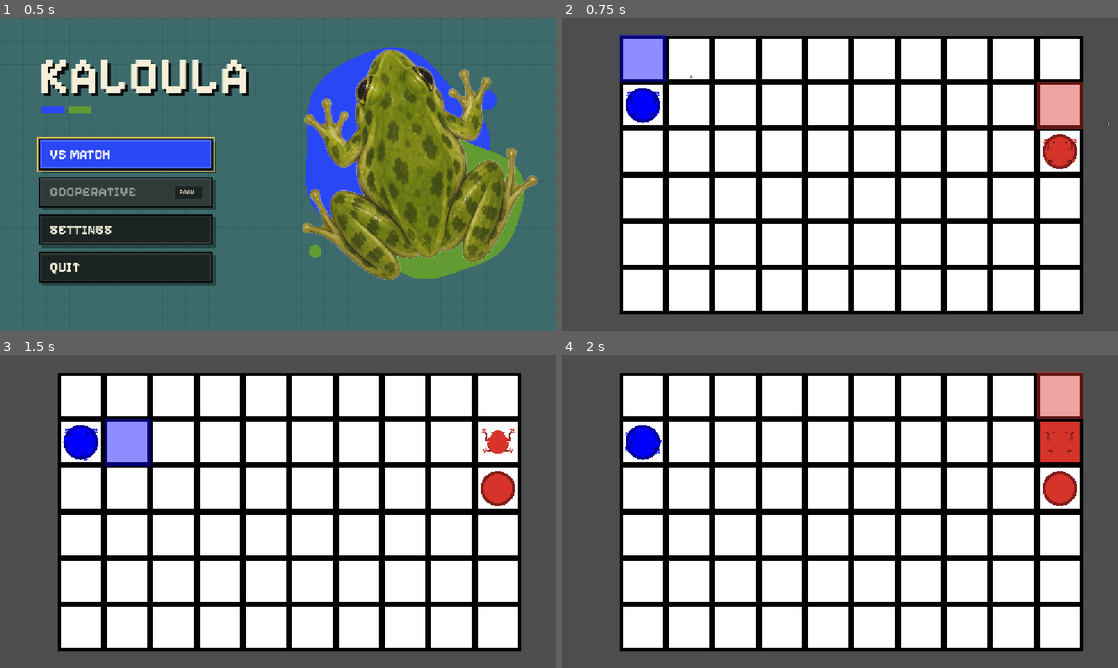
Above: before the commit, frames 1-4 (two rows, left to right).
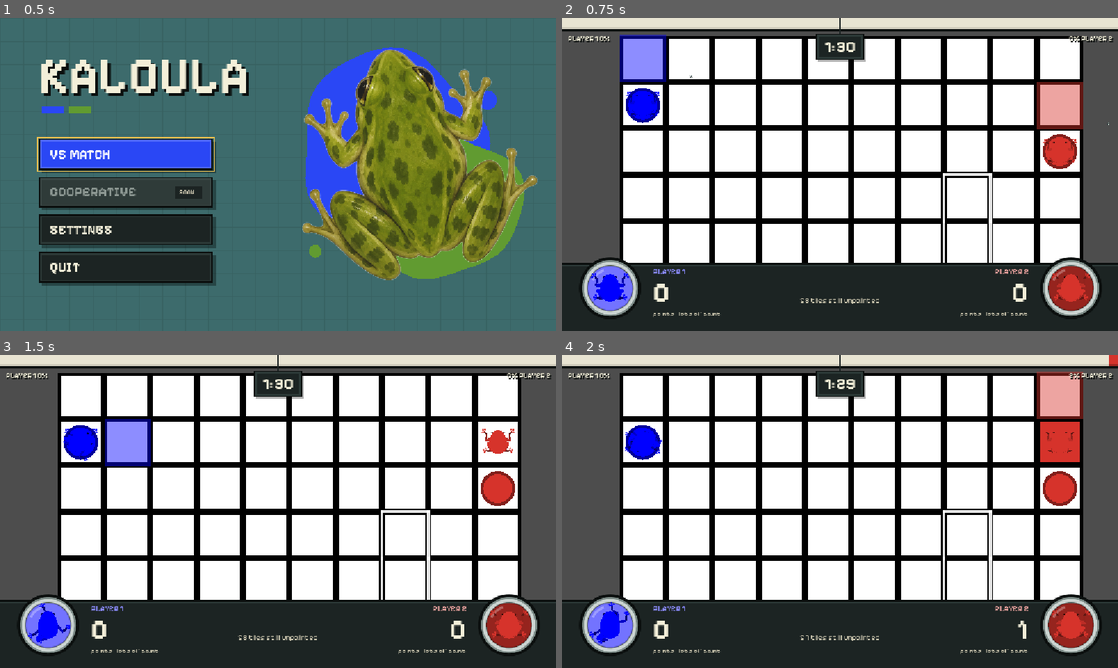
Above: after the commit, the same moments.

Repository: Jasp137/kaloula
Game: Godot game, scene res://scenes/menu/main_menu.tscn
The game is run twice, just before and just after one commit, with the same random seed, the same clock (stepped at 60 frames per second) and the same inputs.
Inputs:
- Up to frame 1 (0.5 s): no input
- Up to frame 2 (0.75 s): click "VS MATCH" at 0.5 s
- Up to frame 3 (1.5 s): tap Enter at 1.25 s; hold D (turn_right) from 1.28 s (still down)
- Up to frame 4 (2 s): keep holding D (turn_right); tap S (decrease_jump_distance) at 1.52 s

Frame 1 is identical in both runs. In frame 2, 27% of the frame differs, in the area x 0-100%, y 0-100%; in frame 3, 27%; in frame 4, 27%.

Commit message:
Add scoring shapes and wire the HUD
- Score places one random L shape at a time (3/4/5 cells, weighted, any
  rotation or mirror) and outlines it on the map. Filling it in one colour
  awards its points to the player whose starting colour that is, then a
  new shape is placed. Existing paint stays, so a shape can start part done.
- Score.get_scores(): shape points plus the cells each player has painted.
- HUD instanced in game.tscn: cards show those scores, the bar shows tiles
  held, plus paint left and the round timer.
- GameLogic emits cell_painted and paint_changed for Score and the HUD.

Diff:
--- a/client/kaloula/scenes/game.tscn
+++ b/client/kaloula/scenes/game.tscn
@@ -5,14 +5,17 @@
 [ext_resource type="PackedScene" uid="uid://bluji3k4u1kb0" path="res://scenes/frog/frog.tscn" id="3_lbhrr"]
 [ext_resource type="Script" uid="uid://b24q8jt3bfgef" path="res://scenes/frog/local_input.gd" id="4_linput"]
 [ext_resource type="Script" uid="uid://b2ie2t8efmnwv" path="res://scripts/game.gd" id="5_game"]
-[ext_resource type="PackedScene" uid="uid://b4gfjuv5yry5c" path="res://scenes/paint_pool/paint_pool.tscn" id="6_pool"]
+[ext_resource type="PackedScene" path="res://scenes/paint_pool/paint_pool.tscn" id="6_pool"]
 [ext_resource type="Script" uid="uid://gkm22lit6pwp" path="res://scripts/logic/game_logic.gd" id="7_logic"]
 [ext_resource type="Script" uid="uid://i8mmchgs3g8x" path="res://scripts/logic/score.gd" id="8_gee14"]
+[ext_resource type="PackedScene" uid="uid://dnpsdt4m3b7ux" path="res://scenes/shape_outline/shape_outline.tscn" id="9_outline"]
+[ext_resource type="PackedScene" path="res://scenes/hud/hud.tscn" id="10_hud"]
 
-[node name="Game" type="Node2D" unique_id=787533974 node_paths=PackedStringArray("logic", "score")]
+[node name="Game" type="Node2D" unique_id=787533974 node_paths=PackedStringArray("logic", "score", "hud")]
 script = ExtResource("5_game")
 logic = NodePath("Logic/Game")
 score = NodePath("Logic/Score")
+hud = NodePath("HUD")
 
 [node name="World" type="Node2D" parent="." unique_id=413104128]
 
@@ -63,5 +66,9 @@
 })
 pool_scene = ExtResource("6_pool")
 
-[node name="Score" type="Node" parent="Logic" unique_id=1452523307]
+[node name="Score" type="Node" parent="Logic" unique_id=1452523307 node_paths=PackedStringArray("map")]
 script = ExtResource("8_gee14")
+map = NodePath("../../World/TileMapLayer")
+outline_scene = ExtResource("9_outline")
+
+[node name="HUD" parent="." unique_id=1720485396 instance=ExtResource("10_hud")]
--- a/client/kaloula/scenes/hud/hud.gd
+++ b/client/kaloula/scenes/hud/hud.gd
@@ -35,6 +35,7 @@
 var _colors: Dictionary[int, Color] = {}
 var _names: Dictionary[int, String] = {}
 var _tiles: Dictionary[int, int] = {}
+var _scores: Dictionary[int, int] = {}
 var _total_tiles := 0
 var _pulse: Tween
 
@@ -77,8 +78,16 @@
 		var player_id: int = entry[0]
 		_ensure_player(player_id)
 		_tiles[player_id] = int(entry[1])
-		_cards[player_id].set_score(_tiles[player_id])
 	_refresh_bar()
+
+
+## Score shown on each player's card: `scores` = {player_id: points}. The bar shows tiles
+## (update_points), the cards show this.
+func update_scores(scores: Dictionary) -> void:
+	for player_id in scores:
+		_ensure_player(player_id)
+		_scores[player_id] = int(scores[player_id])
+		_cards[player_id].set_score(_scores[player_id])
 
 
 ## Register or refresh a player's card. `frog`: the player's Frog (or a FrogRig):
@@ -148,7 +157,7 @@
 			_dock_row.add_child(gap)
 		_dock_row.add_child(card)
 		card.set_player(_names[player_id], _colors.get(player_id, TEXT))
-		card.set_score(_tiles.get(player_id, 0))
+		card.set_score(_scores.get(player_id, 0))
 		_cards[player_id] = card
 
 
--- a/client/kaloula/scenes/hud/player_card.gd
+++ b/client/kaloula/scenes/hud/player_card.gd
@@ -49,8 +49,8 @@
 	name_label.add_theme_color_override("font_color", color.lerp(Color.WHITE, 0.55))
 
 
-func set_score(tiles: int) -> void:
-	score_label.text = str(tiles)
+func set_score(points: int) -> void:
+	score_label.text = str(points)
 	_refresh_paint_label()
 
 
@@ -63,11 +63,11 @@
 
 func _refresh_paint_label() -> void:
 	if _paint_left < 0:
-		paint_label.text = "tiles"
+		paint_label.text = "points"
 	elif _paint_left > _paint_max:
-		paint_label.text = "tiles · lots of paint"
+		paint_label.text = "points · lots of paint"
 	else:
-		paint_label.text = "tiles · %d of %d paint" % [_paint_left, _paint_max]
+		paint_label.text = "points · %d of %d paint" % [_paint_left, _paint_max]
 
 
 static func _label(font: Font, font_size: int, align: HorizontalAlignment) -> Label:
--- /dev/null
+++ b/client/kaloula/scenes/shape_outline/shape_outline.gd
@@ -0,0 +1,35 @@
+class_name ShapeOutline
+extends Node2D
+## Outline around a set of map cells. Drawn in the map's local space, so add it as a child of the Map.
+
+@export var color: Color = Color(1, 1, 1, 0.9)
+@export var width: float = 2.0
+
+var cells: Array[Vector2i] = []:
+	set(value):
+		cells = value
+		queue_redraw()
+
+# Per cell side: the neighbour across it and the side's two corners (in half-tile units).
+const _SIDES := [
+	[Vector2i.UP, Vector2(-1, -1), Vector2(1, -1)],
+	[Vector2i.DOWN, Vector2(-1, 1), Vector2(1, 1)],
+	[Vector2i.LEFT, Vector2(-1, -1), Vector2(-1, 1)],
+	[Vector2i.RIGHT, Vector2(1, -1), Vector2(1, 1)],
+]
+
+
+func _draw() -> void:
+	var map := get_parent() as Map
+	assert(map != null, "ShapeOutline must be a child of the Map")
+	var half := Vector2(map.tile_set.tile_size) / 2.0
+	for cell in cells:
+		var center := map.map_to_local(cell)
+		for side in _SIDES:
+			if cell + side[0] in cells:
+				continue
+			var a: Vector2 = center + half * side[1]
+			var b: Vector2 = center + half * side[2]
+			# Extend by half the width so neighbouring edges meet without a notch at the corners.
+			var overhang := (b - a).normalized() * width / 2.0
+			draw_line(a - overhang, b + overhang, color, width)
--- /dev/null
+++ b/client/kaloula/scenes/shape_outline/shape_outline.tscn
@@ -0,0 +1,6 @@
+[gd_scene format=3 uid="uid://dnpsdt4m3b7ux"]
+
+[ext_resource type="Script" uid="uid://bndblidcncytp" path="res://scenes/shape_outline/shape_outline.gd" id="1_jsb6f"]
+
+[node name="ShapeOutline" type="Node2D" unique_id=582275721]
+script = ExtResource("1_jsb6f")
--- a/client/kaloula/scripts/game.gd
+++ b/client/kaloula/scripts/game.gd
@@ -3,7 +3,34 @@
 
 @export var logic: GameLogic
 @export var score: Score
+@export var hud: HUD
 
 func _ready() -> void:
 	assert(logic != null, "Game needs its logic export set")
 	assert(score != null, "Game needs score component")
+	assert(hud != null, "Game needs its hud export set")
+	logic.cell_painted.connect(score.on_cell_painted)
+	# After score.on_cell_painted (connected first), so shape completions are already counted.
+	logic.cell_painted.connect(func(_cell, _player_id): _update_hud_scores())
+	logic.paint_changed.connect(func(player_id, amount): hud.update_frog(player_id, logic.frogs[player_id], amount))
+	score.start(logic.get_starting_colors(), logic.get_pool_cells())
+	score.shape_completed.connect(_on_shape_completed)
+	for player_id in logic.frogs:
+		hud.update_frog(player_id, logic.frogs[player_id], logic.get_paint_left(player_id))
+	_update_hud_scores()
+
+
+func _process(_delta: float) -> void:
+	if logic.round_seconds > 0.0:
+		hud.set_timer(ceili(logic.time_left))
+
+
+func _update_hud_scores() -> void:
+	var tiles := []
+	for player_id in logic.frogs:
+		tiles.append([player_id, logic.get_tiles(player_id)])
+	hud.update_points(tiles, logic.map.get_used_cells().size() - logic.get_pool_cells().size())
+	hud.update_scores(score.get_scores())
+
+func _on_shape_completed(player_id: int, points: int):
+	print("Player %d scored %d", player_id, points)
--- a/client/kaloula/scripts/logic/game_logic.gd
+++ b/client/kaloula/scripts/logic/game_logic.gd
@@ -24,6 +24,8 @@
 var _pool_cells: Dictionary[Vector2i, PaintPool] = {}
 var _player_colors: Dictionary[int, Color] = {}
 
+signal cell_painted(cell: Vector2i, player_id: int)
+signal paint_changed(player_id: int, amount: int)
 
 func _ready() -> void:
 	time_left = round_seconds
@@ -62,11 +64,12 @@
 			_set_paint(other_id, 10_000)
 	var pool: PaintPool = _pool_cells.get(cell)
 	if pool != null:
+		frogs[player_id].color = pool.color
 		_set_paint(player_id, paint_budget)
-		frogs[player_id].color = pool.color
 		return
 	if _paint_budgets[player_id] > 0 and map.paint_cell(cell, frogs[player_id].color):
 		_set_paint(player_id, _paint_budgets[player_id] - 1)
+		cell_painted.emit(cell, player_id)
 
 
 ## Every paint budget change goes through here so the frog knows how much paint
@@ -74,6 +77,7 @@
 func _set_paint(player_id: int, amount: int) -> void:
 	_paint_budgets[player_id] = amount
 	frogs[player_id].paint_left = amount
+	paint_changed.emit(player_id, amount)
 
 
 func get_paint_left(player_id: int) -> int:
@@ -116,6 +120,14 @@
 	round_over.emit(winners, losers)
 
 
+func get_starting_colors() -> Dictionary[int, Color]:
+	return _player_colors.duplicate()
+
+
+func get_pool_cells() -> Array[Vector2i]:
+	return Array(_pool_cells.keys(), TYPE_VECTOR2I, &"", null)
+
+
 func get_players_on(cell: Vector2i) -> Array[int]:
 	var ids: Array[int] = []
 	for player_id in frogs:
--- a/client/kaloula/scripts/logic/score.gd
+++ b/client/kaloula/scripts/logic/score.gd
@@ -1,12 +1,140 @@
 extends Node
 class_name Score
 
+signal shape_completed(player_id: int, points: int)
 
-# Called when the node enters the scene tree for the first time.
-func _ready() -> void:
-	pass # Replace with function body.
+@export var map: Map
+@export var outline_scene: PackedScene
+@export var shapes: Dictionary[PackedVector2Array, Dictionary] = {
+	PackedVector2Array([Vector2(0, 0), Vector2(0, 1), Vector2(1, 1)]): {probability = 0.25, points = 5},
+	PackedVector2Array([Vector2(0, 0), Vector2(0, 1), Vector2(0, 2), Vector2(1, 2)]): {probability = 0.5, points = 9},
+	PackedVector2Array([Vector2(0, 0), Vector2(0, 1), Vector2(0, 2), Vector2(1, 2), Vector2(2, 2)]): {probability = 0.25, points = 14},
+}
+
+var _player_cells: Dictionary[Vector2i, int] = {}
+var _shape_scores: Dictionary[int, int] = {}
+var _player_by_starting_color: Dictionary[Color, int] = {}
+var _blocked_cells: Array[Vector2i] = []
+var _shape_cells: Array[Vector2i] = []
+var _shape_points := 0
+var _outline: ShapeOutline
+var _rng := RandomNumberGenerator.new()
 
 
-# Called every frame. 'delta' is the elapsed time since the previous frame.
-func _process(delta: float) -> void:
-	pass
+func _ready() -> void:
+	assert(map != null, "Score needs its map export set")
+	assert(outline_scene != null, "Score needs its outline_scene export set")
+	assert(not shapes.is_empty(), "Score needs at least one shape")
+	for template in shapes:
+		var entry := shapes[template]
+		assert(entry.get("probability") is float and entry.get("points") is int,
+				"shape %s needs a float probability and an int points, got %s" % [template, entry])
+	_rng.randomize()
+	_outline = outline_scene.instantiate()
+	map.add_child(_outline)
+
+
+func start(starting_colors: Dictionary[int, Color], blocked_cells: Array[Vector2i]) -> void:
+	for player_id in starting_colors:
+		var color := starting_colors[player_id]
+		assert(color not in _player_by_starting_color, "players %s and %s share starting colour %s" % [_player_by_starting_color.get(color), player_id, color])
+		_player_by_starting_color[color] = player_id
+		_shape_scores[player_id] = 0
+	_blocked_cells = blocked_cells
+	_place_shape()
+
+
+## Each player's score: points from completed shapes plus the cells they currently have painted.
+func get_scores() -> Dictionary[int, int]:
+	var scores := _shape_scores.duplicate()
+	for player_id in _player_cells.values():
+		scores[player_id] += 1
+	return scores
+
+
+func on_cell_painted(cell: Vector2i, player_id: int) -> void:
+	_player_cells[cell] = player_id
+	if _shape_cells.is_empty():
+		_place_shape()  # no free spot last time; the board has changed since
+	elif cell in _shape_cells:
+		var color := _single_color(_shape_cells)
+		if color != Color.TRANSPARENT:
+			_complete(color)
+
+
+func _complete(color: Color) -> void:
+	assert(color in _player_by_starting_color, "shape completed in %s, which is no player's starting colour" % color)
+	var player_id := _player_by_starting_color[color]
+	_shape_scores[player_id] += _shape_points
+	shape_completed.emit(player_id, _shape_points)
+	_place_shape()
+
+
+## The colour all `cells` share, or TRANSPARENT if they differ or any is unpainted.
+func _single_color(cells: Array[Vector2i]) -> Color:
+	var first := map.get_cell_color(cells[0])
+	for cell in cells:
+		if map.get_cell_color(cell) != first:
+			return Color.TRANSPARENT
+	return first
+
+
+func _place_shape() -> void:
+	var templates: Array = shapes.keys()
+	var weights := PackedFloat32Array(shapes.values().map(func(entry): return entry.probability))
+	# Try shapes in weighted-random order until one fits somewhere.
+	while not templates.is_empty():
+		var i := _rng.rand_weighted(weights)
+		assert(i != -1, "Score's shape probabilities must be positive")
+		var placements := _placements(templates[i])
+		if not placements.is_empty():
+			_shape_cells = placements[_rng.randi() % placements.size()]
+			_shape_points = shapes[templates[i]].points
+			_outline.cells = _shape_cells
+			_outline.visible = true
+			return
+		templates.remove_at(i)
+		weights.remove_at(i)
+	_shape_cells = []
+	_shape_points = 0
+	_outline.visible = false
+
+################### Shape placement #######################
+
+## All possible placements of a shape
+func _placements(template: PackedVector2Array) -> Array:
+	var tiles: Dictionary[Vector2i, bool] = {}
+	for cell in map.get_used_cells():
+		if cell not in _blocked_cells:
+			tiles[cell] = true
+	var result := []
+	for shape in _orientations(template):
+		for origin in tiles:
+			var placed: Array[Vector2i] = []
+			for offset in shape:
+				placed.append(origin + offset)
+			if placed.all(func(c): return tiles.has(c)) and _single_color(placed) == Color.TRANSPARENT:
+				result.append(placed)
+	return result
+
+
+## The distinct rotations and mirror images of `template`, each shifted so its minimum x and y are 0.
+static func _orientations(template: PackedVector2Array) -> Array:
+	var result := []
+	for mirror in [false, true]:
+		for turns in 4:
+			var cells: Array[Vector2i] = []
+			for point in template:
+				var c := Vector2i(point)
+				if mirror:
+					c.x = -c.x
+				for t in turns:
+					c = Vector2i(-c.y, c.x)
+				cells.append(c)
+			var low := Vector2i(cells.map(func(c): return c.x).min(), cells.map(func(c): return c.y).min())
+			for k in cells.size():
+				cells[k] -= low
+			cells.sort()
+			if cells not in result:
+				result.append(cells)
+	return result
--- a/client/kaloula/scripts/map.gd
+++ b/client/kaloula/scripts/map.gd
@@ -10,7 +10,6 @@
 # Called every frame. 'delta' is the elapsed time since the previous frame.
 func _process(delta: float) -> void:
 	pass
-
 
 func paint_cell(cell: Vector2i, color: Color) -> bool:
 	assert(get_cell_source_id(cell) != -1, "cannot paint empty cell %s" % cell)
@@ -28,7 +27,7 @@
 	return n
 
 func get_cell_color(cell: Vector2i) -> Color:
-	return _paint.get(cell)
+	return _paint.get(cell, Color.TRANSPARENT)
 
 func _use_tile_data_runtime_update(coords: Vector2i) -> bool:
 	return coords in _paint
Not shown, added: client/kaloula/scenes/shape_outline/shape_outline.gd.uid
